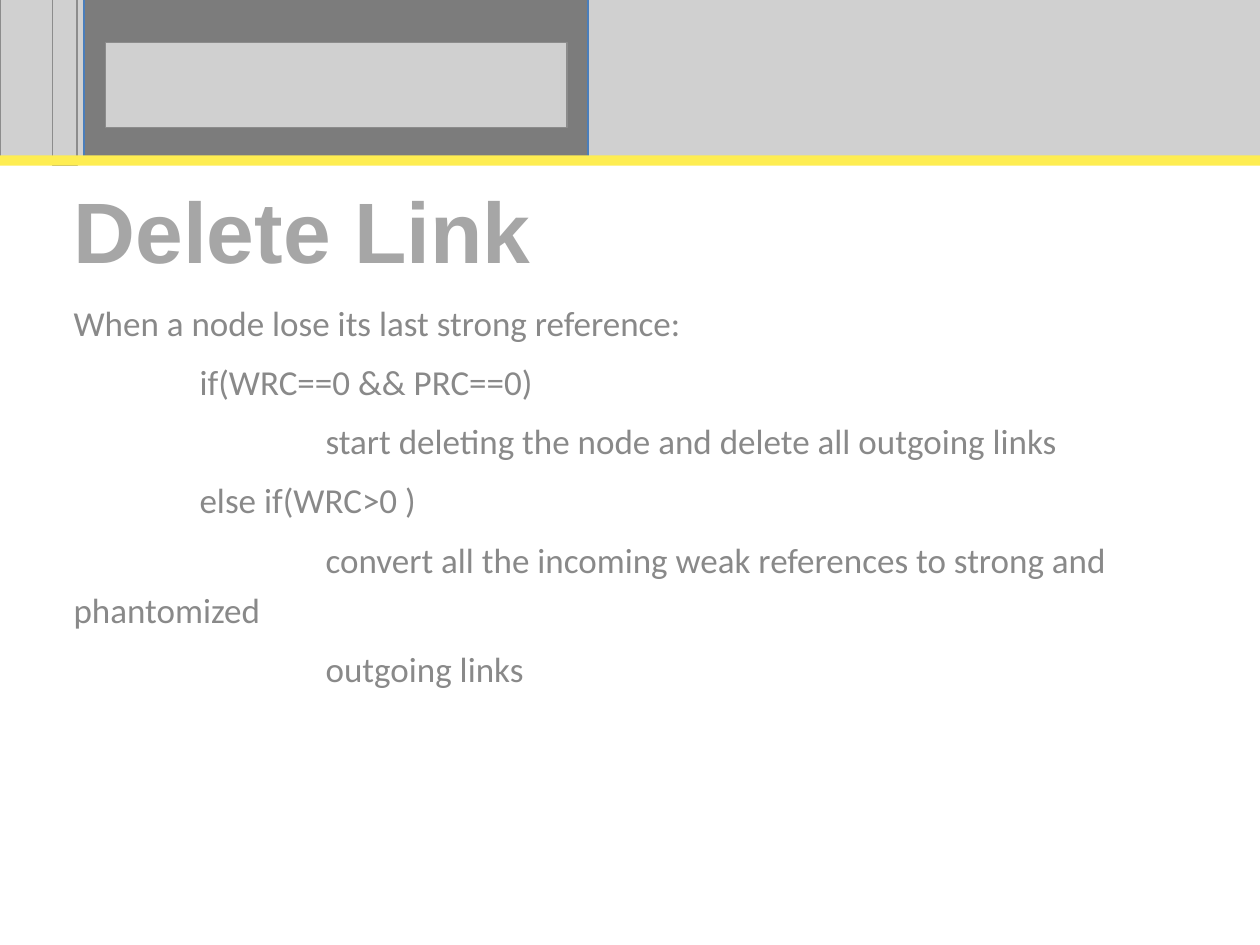
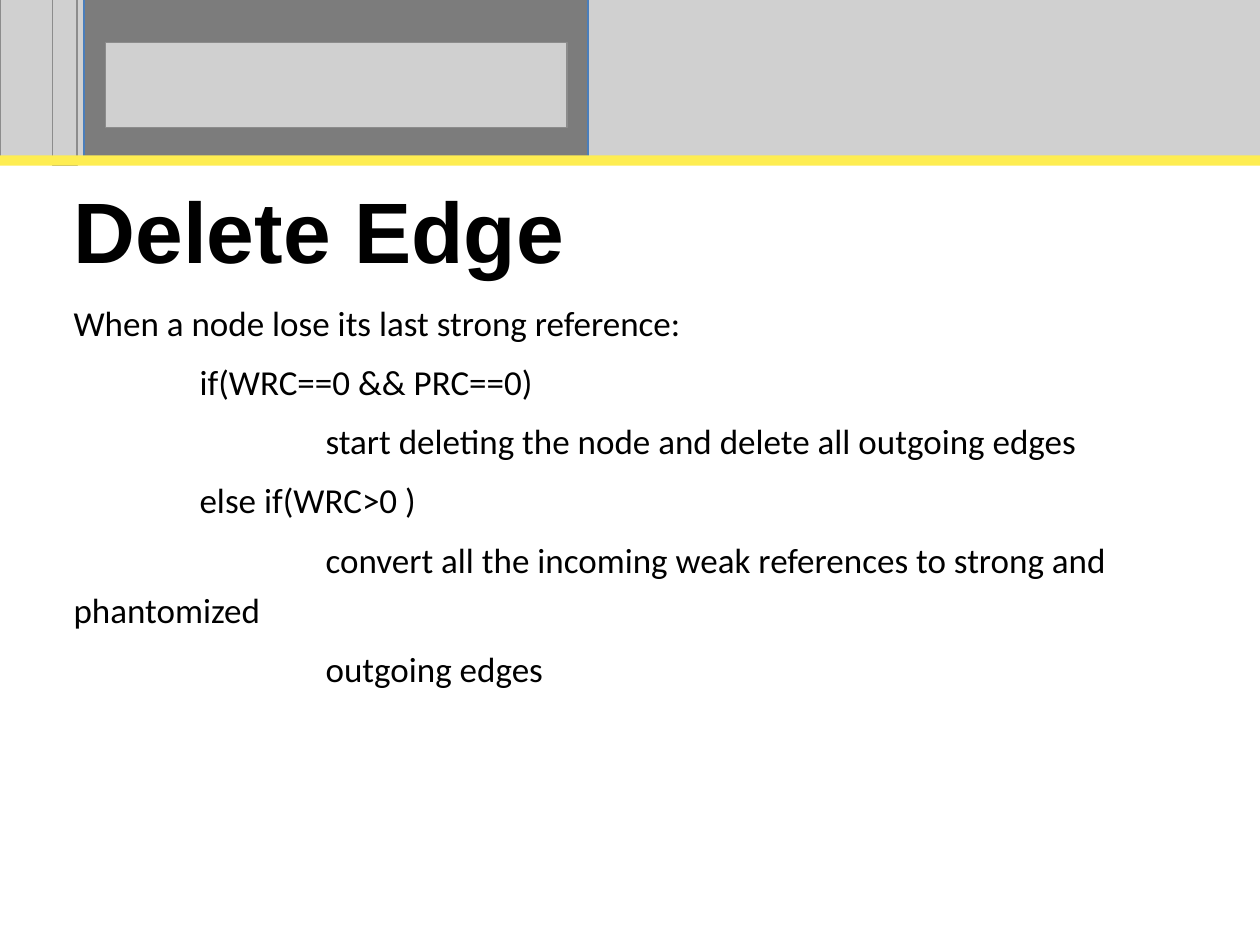
Before and after one commit to perpetualcoder/thesis, a slide deck: slide 35 of thesisppt/defense.ppt. Drawn at 1260x945 pixels with LibreOffice and Linux fonts; fonts in the diff are those of the drawing; grey boxes stand for pictures. Boxes give left, top, right and bottom in pixels: in the first picture for what was removed or moved away, otherwise in the second. Text is boxed around its words. In the diff, an @@ line names an element or a change of style, - is before the commit and + after.

```diff
--- a/thesisppt/defense.ppt
+++ b/thesisppt/defense.ppt
@@ title at [74,201,564,279]: text changed; text colour #A6A6A6 to #000000 @@
-Delete Link
+Delete Edge
@@ subtitle at [74,311,1106,629]: text colour #898989 to #000000 in "When a node lose its last strong ...", "if(WRC==0 && PRC==0)", "else if(WRC>0 )", "convert all the incoming weak references to ..." @@
@@ subtitle at [326,429,1076,460]: text changed; text colour #898989 to #000000 @@
-start deleting the node and delete all outgoing links
+start deleting the node and delete all outgoing edges
@@ subtitle at [326,657,543,688]: text changed; text colour #898989 to #000000 @@
-outgoing links
+outgoing edges
```
Also in this commit, not shown: 20 other slides changed, 3 slides added, 4 slides removed, 8 other files.
